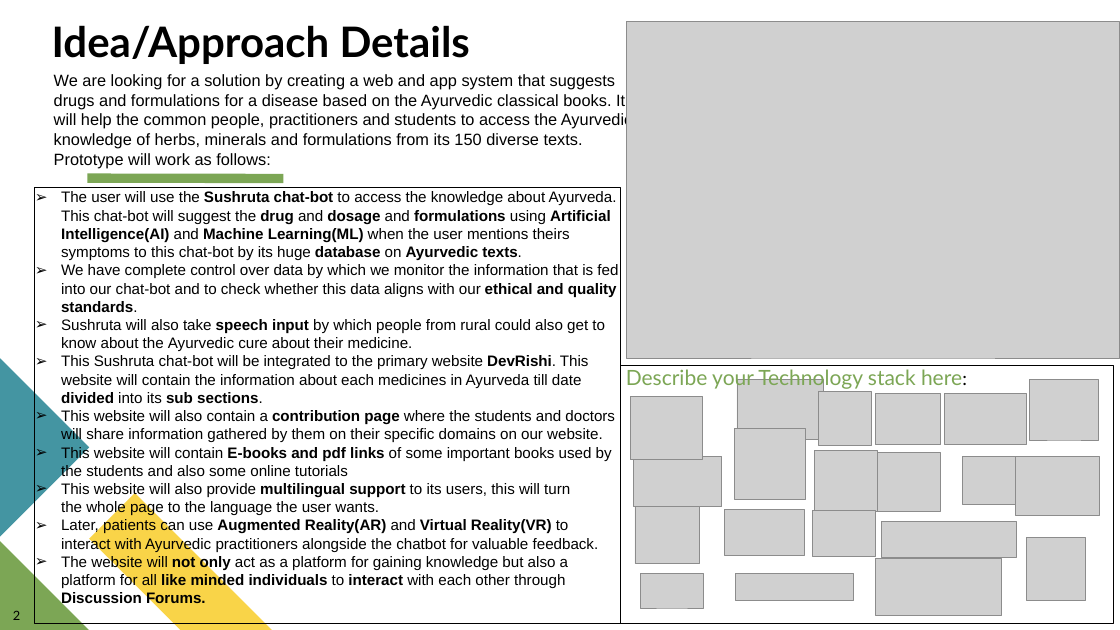
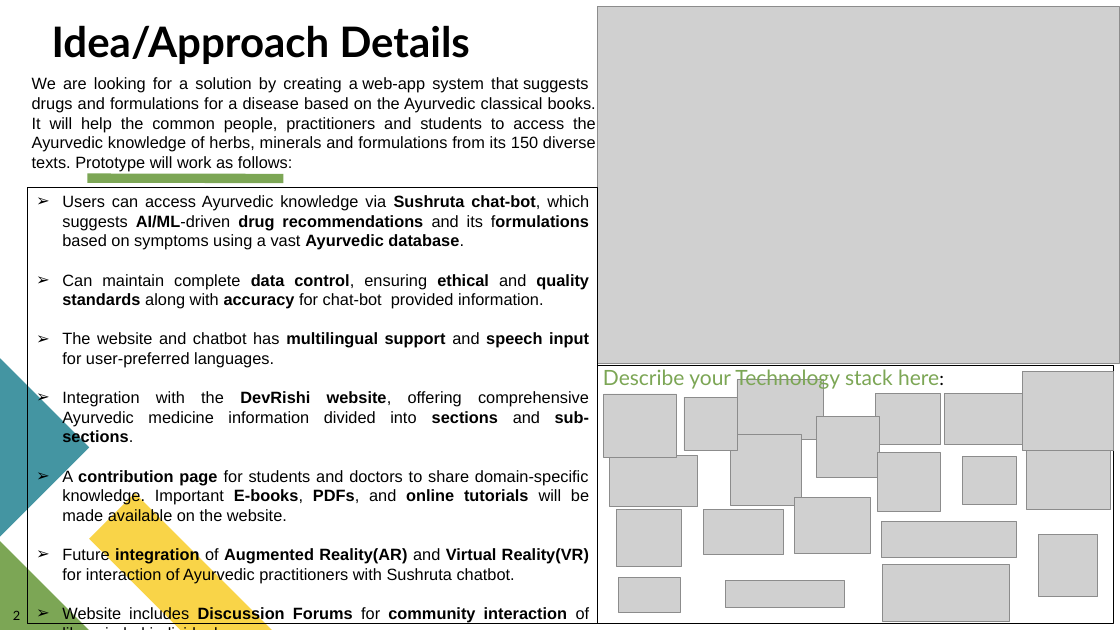
Before and after one commit to atharvadeopujari/DevRishi, a slide deck: slide 2 of DevRishi-SIH2023-College.pptx. Drawn at 1120x630 pixels with LibreOffice and Linux fonts; fonts in the diff are those of the drawing; grey boxes stand for pictures. Boxes give left, top, right and bottom in pixels: in the first picture for what was removed or moved away, otherwise in the second. Text is boxed around its words. In the diff, an @@ line names an element or a change of style, - is before the commit and + after.

```diff
--- a/DevRishi-SIH2023-College.pptx
+++ b/DevRishi-SIH2023-College.pptx
@@ picture: place and size @@
-picture at [627,22,1120,358]
+picture at [597,7,1119,363]
@@ text at [32,77,596,171]: text changed @@
-We are looking for a solution by creating a web and app system that suggests drugs and formulations for a disease based on the Ayurvedic classical books. It will help the common people, practitioners and students to access the Ayurvedic knowledge of herbs, minerals and formulations from its 150 diverse texts. Prototype will work as follows:
+We are looking for a solution by creating a web-app system that suggests drugs and formulations for a disease based on the Ayurvedic classical books. It will help the common people, practitioners and students to access the Ayurvedic knowledge of herbs, minerals and formulations from its 150 diverse texts. Prototype will work as follows:
@@ text "Users can access Ayurvedic knowledge ...": place and size @@
-text "Users can access Ayurvedic knowledge ..." at [34,188,620,623]
+text "Users can access Ayurvedic knowledge ..." at [28,187,597,623]
@@ text at [62,195,590,623]: text changed; size 13 to 14 pt @@
-➢ The user will use the Sushruta chat-bot to access the knowledge about Ayurveda. This chat-bot will suggest the drug and dosage and formulations using Artificial Intelligence(AI) and Machine Learning(ML) when the user mentions theirs symptoms to this chat-bot by its huge database on Ayurvedic texts.
-➢ We have complete control over data by which we monitor the information that is fed into our chat-bot and to check whether this data aligns with our ethical and quality standards.
-➢ Sushruta will also take speech input by which people from rural could also get to know about the Ayurvedic cure about their medicine.
-➢ This Sushruta chat-bot will be integrated to the primary website DevRishi. This website will contain the information about each medicines in Ayurveda till date divided into its sub sections.
-➢ This website will also contain a contribution page where the students and doctors will share information gathered by them on their specific domains on our website.
-➢ This website will contain E-books and pdf links of some important books used by the students and also some online tutorials
-➢ This website will also provide multilingual support to its users, this will turn the whole page to the language the user wants.
-➢ Later, patients can use Augmented Reality(AR) and Virtual Reality(VR) to interact with Ayurvedic practitioners alongside the chatbot for valuable feedback.
-➢ The website will not only act as a platform for gaining knowledge but also a platform for all like minded individuals to interact with each other through Discussion Forums.
+➢ Users can access Ayurvedic knowledge via Sushruta chat-bot, which suggests AI/ML-driven drug recommendations and its formulations based on symptoms using a vast Ayurvedic database.
+➢ Can maintain complete data control, ensuring ethical and quality standards along with accuracy for chat-bot provided information.
+➢ The website and chatbot has multilingual support and speech input for user-preferred languages.
+➢ Integration with the DevRishi website, offering comprehensive Ayurvedic medicine information divided into sections and sub-sections.
+➢ A contribution page for students and doctors to share domain-specific knowledge. Important E-books, PDFs, and online tutorials will be made available on the website.
+➢ Future integration of Augmented Reality(AR) and Virtual Reality(VR) for interaction of Ayurvedic practitioners with Sushruta chatbot.
+➢ Website includes Discussion Forums for community interaction of like minded individuals.
@@ rectangle "Describe your Technology stack here:": place and size @@
-rectangle "Describe your Technology stack here:" at [621,365,1114,623]
+rectangle "Describe your Technology stack here:" at [597,365,1113,623]
@@ picture: place and size @@
-picture at [1030,380,1099,440]
+picture at [1023,371,1114,450]
@@ picture: place and size @@
-picture at [630,397,703,460]
+picture at [604,394,677,457]
@@ picture: place and size @@
-picture at [818,392,872,446]
+picture at [684,397,738,451]
@@ picture: place and size @@
-picture at [814,451,877,512]
+picture at [817,417,880,477]
@@ picture: place and size @@
-picture at [735,429,807,500]
+picture at [731,434,802,506]
@@ picture: place and size @@
-picture at [634,456,722,507]
+picture at [609,456,697,507]
@@ picture: place and size @@
-picture at [1016,457,1100,516]
+picture at [1027,451,1111,510]
@@ picture: place and size @@
-picture at [635,507,700,564]
+picture at [617,509,681,566]
@@ picture: place and size @@
-picture at [724,510,804,555]
+picture at [704,509,784,555]
@@ picture: place and size @@
-picture at [812,511,875,557]
+picture at [795,497,871,554]
@@ picture: place and size @@
-picture at [1027,538,1086,601]
+picture at [1038,534,1097,597]
@@ picture: place and size @@
-picture at [875,559,1002,616]
+picture at [883,565,1010,622]
@@ picture: place and size @@
-picture at [641,574,703,608]
+picture at [618,577,681,612]
@@ picture: place and size @@
-picture at [736,574,854,601]
+picture at [726,581,844,607]
```
Also in this commit, not shown: 3 other slides changed, 2 other files.
